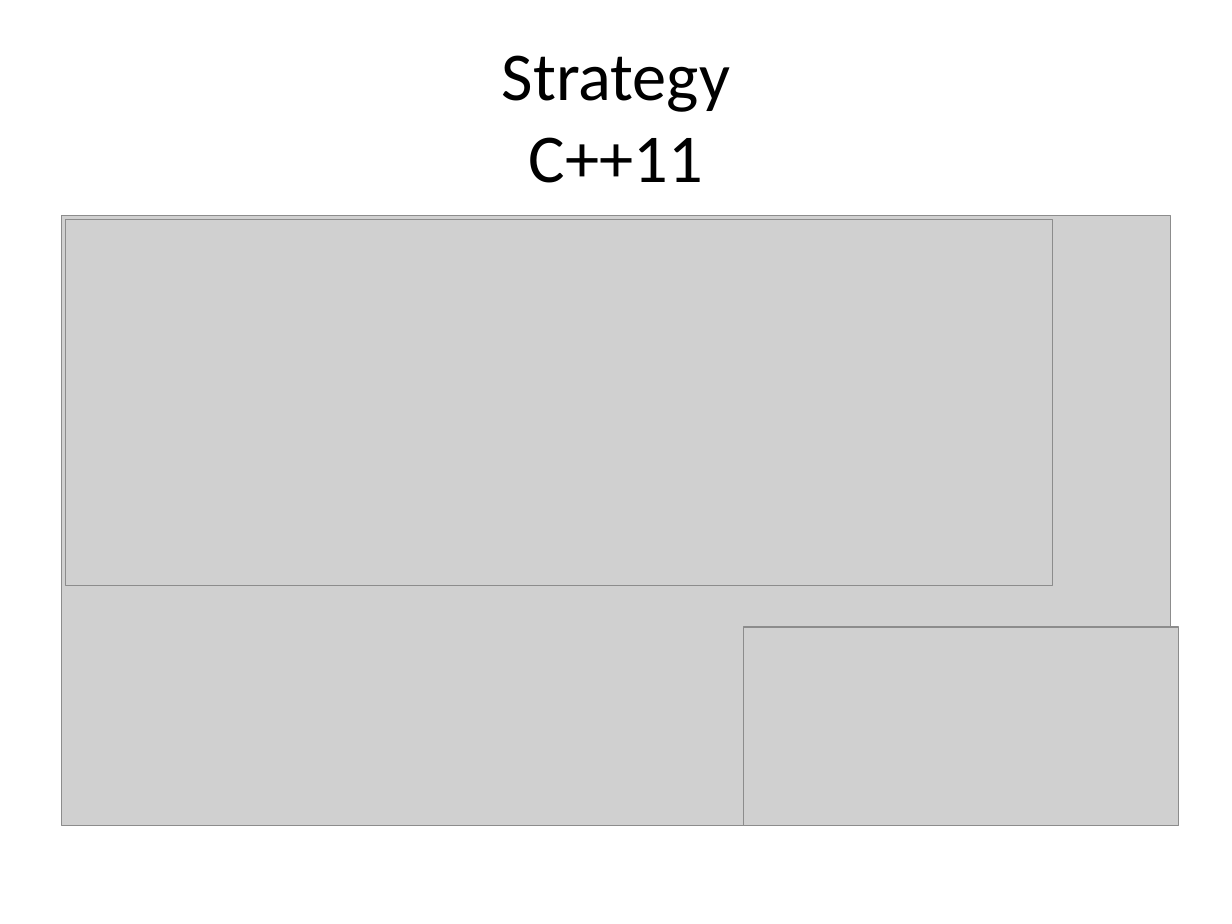
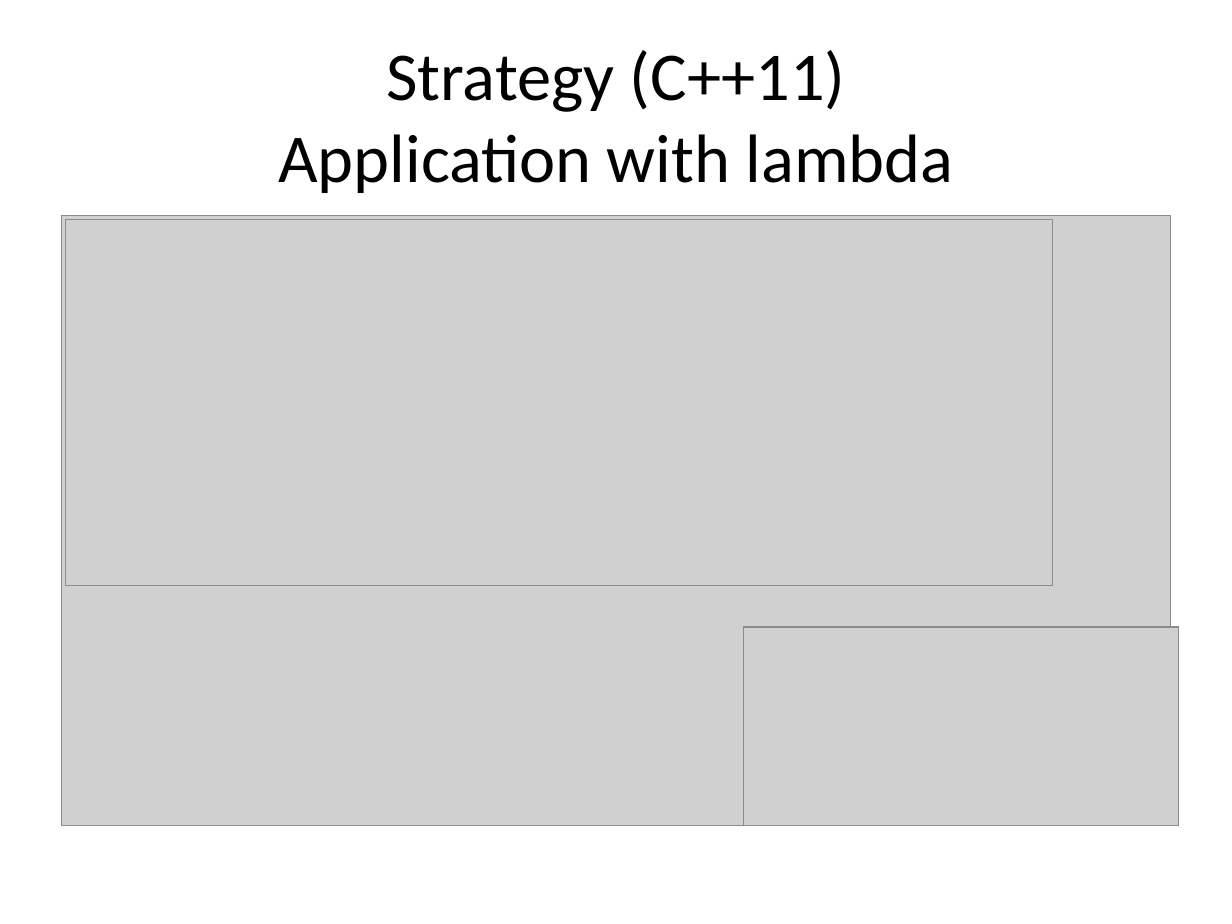
Before and after one commit to kamyu104/GofPatterns, a slide deck: slide 14 of Effective patterns.ppt. Drawn at 1232x924 pixels with LibreOffice and Linux fonts; fonts in the diff are those of the drawing; grey boxes stand for pictures. Boxes give left, top, right and bottom in pixels: in the first picture for what was removed or moved away, otherwise in the second. Text is boxed around its words. In the diff, an @@ line names an element or a change of style, - is before the commit and + after.

Commit message:
changed organization of slide titles

```diff
--- a/Effective patterns.ppt
+++ b/Effective patterns.ppt
@@ title at bbox=[278, 50, 954, 193]: text changed @@
-Strategy
-C++11
+Strategy (C++11)
+Application with lambda
```
Also in this commit, not shown: 26 other slides changed, 10 slides added, 6 slides removed, 1 other file.
